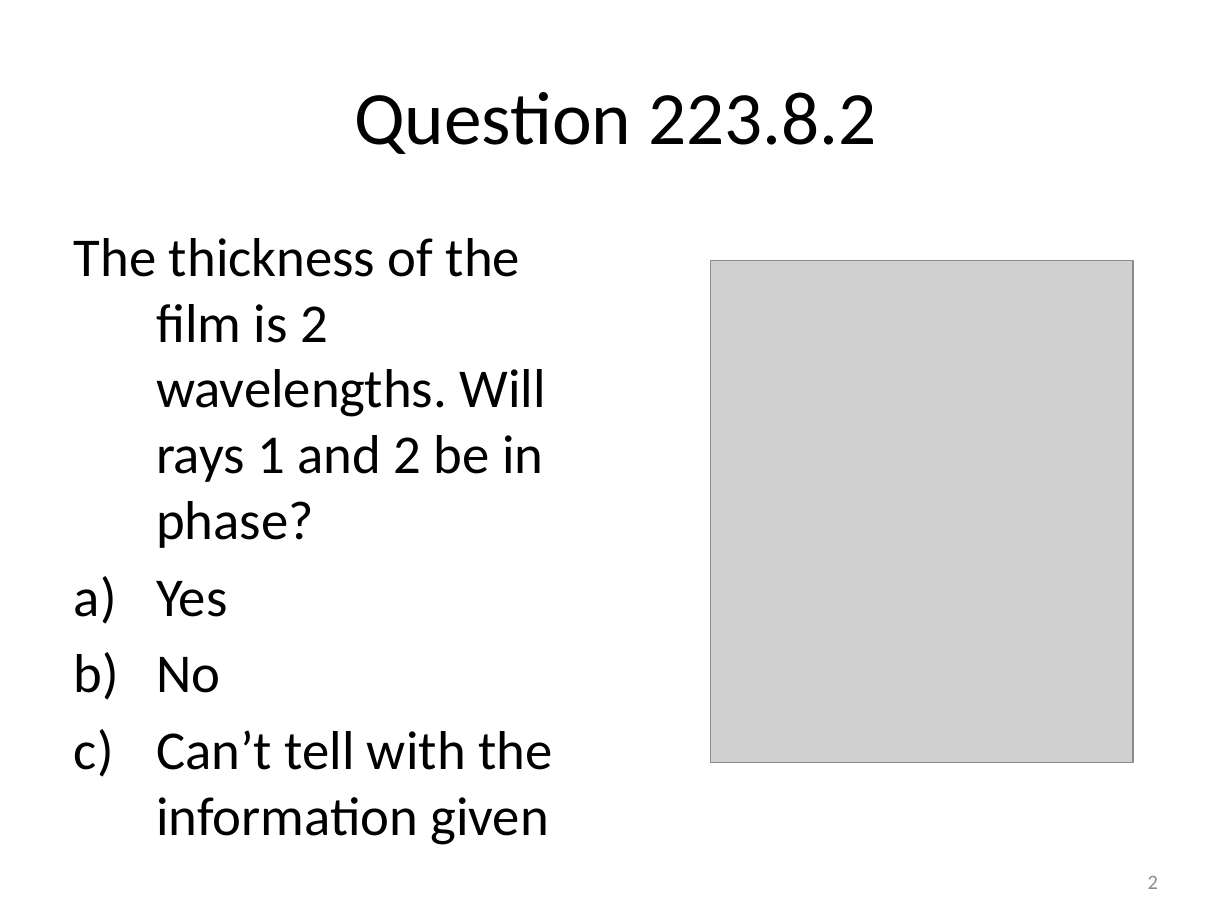
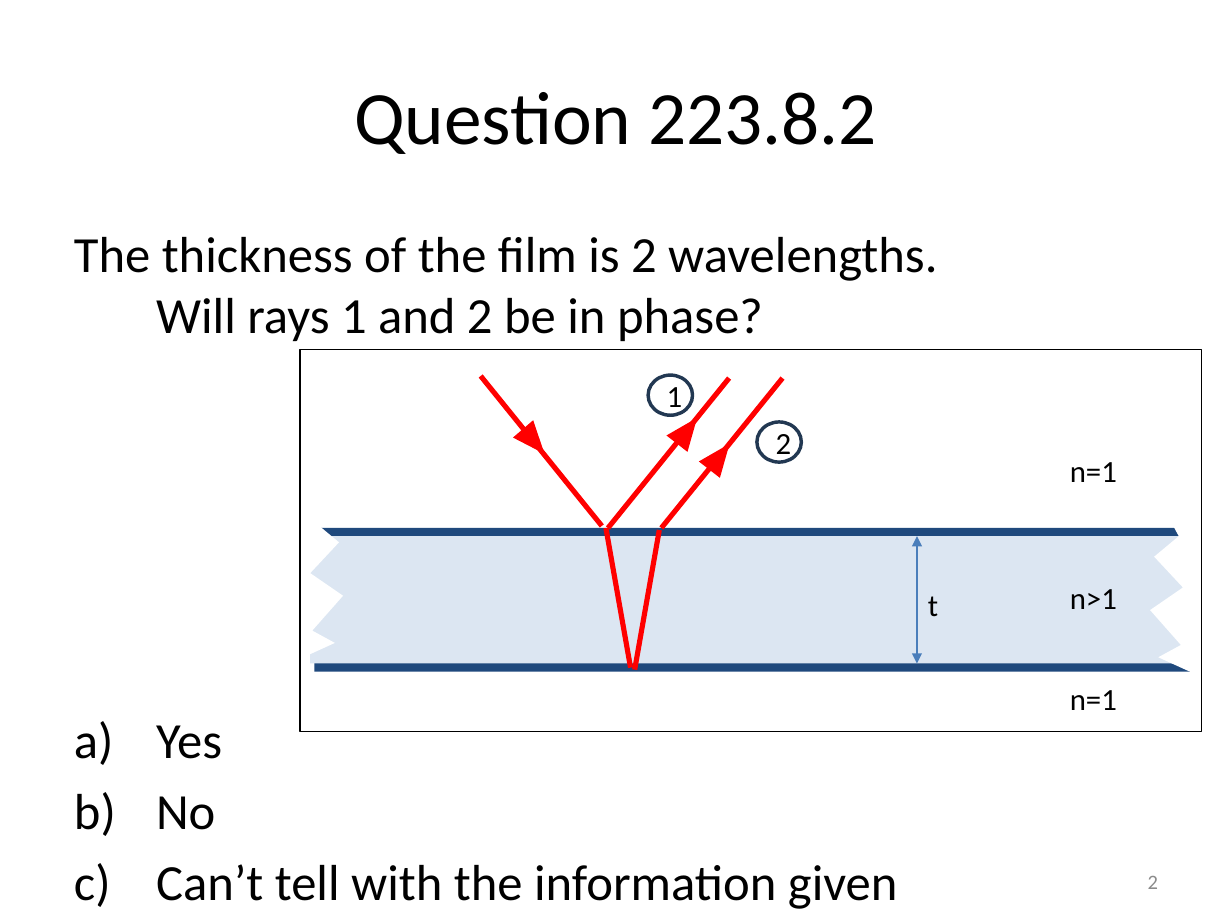
Before and after one commit to rtlines/PH223-Engineering-Physics, a slide deck: slide 2 of Slides/PH223_Lecture_08.pptx. Drawn at 1232x924 pixels with LibreOffice and Linux fonts; fonts in the diff are those of the drawing; grey boxes stand for pictures. Boxes give left, top, right and bottom in pixels: in the first picture for what was removed or moved away, otherwise in the second. Text is boxed around its words. In the diff, an @@ line names an element or a change of style, - is before the commit and + after.

Commit message:
2024-05-17 Lecture 16

```diff
--- a/Slides/PH223_Lecture_08.pptx
+++ b/Slides/PH223_Lecture_08.pptx
@@ text "The thickness of the film ..." at <box>74,237,937,909</box>: size 32 to 29.6 pt @@
@@ picture removed at <box>711,260,1133,763</box> @@
@@ rectangle added at <box>301,350,1202,732</box>, outline #000000 0.75 pt @@
@@ line added from (480, 376) to (602, 526), #FF0000 3 pt @@
@@ line added from (729, 378) to (609, 529), #FF0000 3 pt @@
@@ ellipse added at <box>648,376,692,416</box>, fill #FFFFFF, outline #233953 2 pt, 18 pt, text #000000 @@
+1
@@ line added from (782, 378) to (662, 529), #FF0000 3 pt @@
@@ triangle added at <box>667,409,708,452</box>, fill #FF0000 @@
@@ triangle added at <box>512,420,555,463</box>, fill #FF0000 @@
@@ triangle added at <box>699,435,740,478</box>, fill #FF0000 @@
@@ ellipse added at <box>756,423,801,463</box>, fill #FFFFFF, outline #233953 2 pt, 18 pt, text #000000 @@
+2
@@ text added at <box>1070,462,1117,482</box>, 18 pt, text #000000 @@
+n=1
@@ freeform shape added at <box>288,495,344,664</box>, fill #FFFFFF @@
@@ rectangle added at <box>310,536,1198,663</box>, fill #DCE6F2 @@
@@ rectangle added at <box>314,529,1193,673</box>, fill #1F497D @@
@@ line added from (606, 529) to (631, 668), #FF0000 3 pt @@
@@ line added from (659, 530) to (634, 670), #FF0000 3 pt @@
@@ double arrow added from (917, 536) to (917, 664), #4B7EBC 0.75 pt @@
@@ freeform shape added at <box>1151,510,1206,679</box>, fill #FFFFFF @@
@@ text added at <box>928,596,938,617</box>, 18 pt, text #000000 @@
+t
@@ text added at <box>1070,589,1117,609</box>, 18 pt, text #000000 @@
+n>1
@@ text added at <box>1070,690,1117,710</box>, 18 pt, text #000000 @@
+n=1
```
Also in this commit, not shown: 2 other slides changed, 1 slide added, 6 other files.
